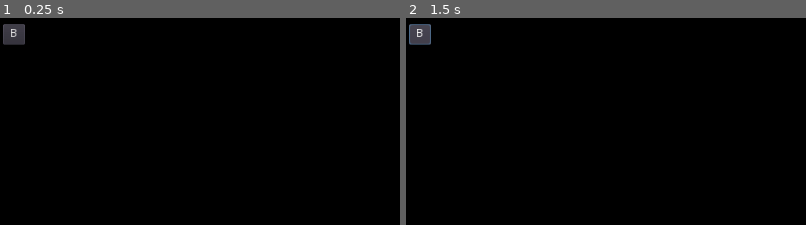
Above: before the commit, frames 1-2 (left to right).
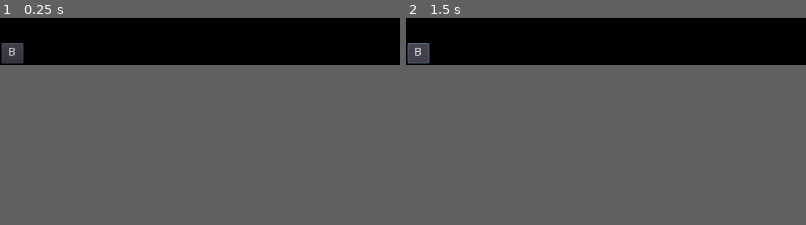
Above: after the commit, the same moments.

Repository: FrederickKDP/EveryDayQuote
Game: Godot game, scene res://Main.tscn
Two runs of this game, one before a commit and one after it. Both use one fixed random seed, a clock stepped at 60 frames per second and the inputs below.
Inputs:
- Up to frame 1 (0.25 s): no input
- Up to frame 2 (1.5 s): click "B" at 0.5 s; click "B" at 1.25 s
The pictures show only the part of the screen within x 0-50%, y 0-50%; the shares and areas given below are measured in that part.
In our replay, the window is 800x468 before the commit and 800x100 after it. These sizes can differ from the game's own. Grey fills any space a smaller window leaves; there, only what the larger window draws over its background counts as a difference.

The runs differ from the first frame. In frame 1, 1.1% of the frame differs, in the area x 0-7%, y 2-23%; in frame 2, 1.1%.

Commit message:
Screen resolution supported and tag commas

Diff:
--- a/JsonReader.gd
+++ b/JsonReader.gd
@@ -1,6 +1,8 @@
 extends Node
 
 #signal file_read(quote)
+
+export(float) var fade_time = 1
 
 var quotes_col : JSONParseResult
 var current_quote : int = 0
@@ -8,8 +10,8 @@
 
 onready var group_label : Control = $Control
 onready var quote_label : Label = $Control/Quote
-onready var author_label : Label = $Control/Author
-onready var tags_label : Label = $Control/Tags
+onready var author_label : Label = $Control/Quote/Author
+onready var tags_label : Label = $Control/Quote/Tags
 
 onready var fadeIn : Tween = $FadeIn
 onready var fadeOut : Tween = $FadeOut
@@ -19,8 +21,8 @@
 # Called when the node enters the scene tree for the first time.
 func _ready():
 	#Fades
-	var _inter = fadeIn.interpolate_property(group_label, "modulate", Color(1,1,1,1), Color(1,1,1,0), 1, Tween.TRANS_LINEAR, Tween.EASE_IN)
-	_inter = fadeOut.interpolate_property(group_label, "modulate", Color(1,1,1,0), Color(1,1,1,1), 1, Tween.TRANS_LINEAR, Tween.EASE_IN)
+	var _inter = fadeIn.interpolate_property(group_label, "modulate", Color(1,1,1,1), Color(1,1,1,0), fade_time, Tween.TRANS_LINEAR, Tween.EASE_IN)
+	_inter = fadeOut.interpolate_property(group_label, "modulate", Color(1,1,1,0), Color(1,1,1,1), fade_time, Tween.TRANS_LINEAR, Tween.EASE_IN)
 
 	get_tree().get_root().set_transparent_background(true)
 	randomize()
@@ -32,18 +34,17 @@
 	current_quote = randi()%max_quotes
 	#var entity = quotes_col.result[current_quote]
 	update_quote()
-	fadeOut.start()
+	var _fade = fadeOut.start()
 	file.close()
 	#return content
 
 func next_quote():
-	print("next quote")
 	current_quote+=1
 	if(current_quote>=max_quotes):
 		current_quote=0
 	#fadeIn.reset_all()
-	var _inter = fadeIn.interpolate_property(group_label, "modulate", Color(1,1,1,1), Color(1,1,1,0), 1, Tween.TRANS_LINEAR, Tween.EASE_IN)
-	fadeIn.start()
+	var _inter = fadeIn.interpolate_property(group_label, "modulate", Color(1,1,1,1), Color(1,1,1,0), fade_time, Tween.TRANS_LINEAR, Tween.EASE_IN)
+	var _fade = fadeIn.start()
 
 func update_quote():
 	var entity = quotes_col.result[current_quote]
@@ -52,8 +53,11 @@
 	var tags_found = entity["tags"]
 	tags_label.text = "tags:"
 	#TODO: Add commas
-	for i in tags_found:
-		tags_label.text += i+" "
+	var size_loop = tags_found.size()
+	for i in range(size_loop):
+		tags_label.text += tags_found[i]
+		if(i<size_loop-1):
+			tags_label.text += ", "
 
 
 func _on_Timer_timeout():
@@ -67,5 +71,5 @@
 
 func _on_FadeIn_tween_completed(object, key):
 	update_quote()
-	var _inter = fadeOut.interpolate_property(group_label, "modulate", Color(1,1,1,0), Color(1,1,1,1), 1, Tween.TRANS_LINEAR, Tween.EASE_IN)
+	var _inter = fadeOut.interpolate_property(group_label, "modulate", Color(1,1,1,0), Color(1,1,1,1), fade_time, Tween.TRANS_LINEAR, Tween.EASE_IN)
 	fadeOut.start()
--- a/Main.tscn
+++ b/Main.tscn
@@ -5,25 +5,34 @@
 [ext_resource path="res://Roboto_Slab/RobotoSlab-VariableFont_wght.ttf" type="DynamicFontData" id=4]
 
 [sub_resource type="DynamicFont" id=1]
+size = 18
 outline_size = 1
 outline_color = Color( 0, 0, 0, 1 )
 use_filter = true
 extra_spacing_space = 1
 font_data = ExtResource( 4 )
 
-[node name="Node2D" type="Node2D"]
+[node name="Scene" type="Control"]
+anchor_right = 1.0
+anchor_bottom = 1.0
 script = ExtResource( 1 )
+__meta__ = {
+"_edit_use_anchors_": false
+}
+fade_time = 0.5
 
 [node name="Control" type="Control" parent="."]
-margin_right = 1024.0
-margin_bottom = 78.0
+anchor_right = 1.0
+anchor_bottom = 1.0
 __meta__ = {
 "_edit_use_anchors_": false
 }
 
 [node name="Quote" type="Label" parent="Control"]
-margin_right = 1020.0
-margin_bottom = 57.0
+anchor_left = 0.001
+anchor_right = 1.0
+anchor_bottom = 0.5
+margin_left = -1.024
 custom_fonts/font = SubResource( 1 )
 custom_colors/font_color_shadow = Color( 0, 0, 0, 1 )
 custom_constants/shadow_offset_x = 1
@@ -34,11 +43,14 @@
 "_edit_use_anchors_": false
 }
 
-[node name="Author" type="Label" parent="Control"]
+[node name="Author" type="Label" parent="Control/Quote"]
+anchor_top = 1.064
+anchor_right = 0.437
+anchor_bottom = 1.532
 margin_left = 1.0
-margin_top = 50.0
-margin_right = 448.0
-margin_bottom = 76.0
+margin_top = -0.00799942
+margin_right = 0.511993
+margin_bottom = -0.00400543
 custom_fonts/font = SubResource( 1 )
 text = "Author: Me"
 autowrap = true
@@ -46,11 +58,14 @@
 "_edit_use_anchors_": false
 }
 
-[node name="Tags" type="Label" parent="Control"]
-margin_left = 475.0
-margin_top = 50.0
-margin_right = 1014.0
-margin_bottom = 76.0
+[node name="Tags" type="Label" parent="Control/Quote"]
+anchor_left = 0.464
+anchor_top = 1.064
+anchor_right = 1.0
+anchor_bottom = 1.532
+margin_left = -0.136017
+margin_top = -0.00799942
+margin_bottom = -0.00400543
 custom_fonts/font = SubResource( 1 )
 text = "Tags: Something"
 autowrap = true
@@ -58,25 +73,27 @@
 "_edit_use_anchors_": false
 }
 
+[node name="NextQuote" type="Timer" parent="."]
+one_shot = true
+
 [node name="BorderToogle" type="Button" parent="."]
-margin_left = 4.38498
-margin_top = 75.8552
-margin_right = 32.385
-margin_bottom = 101.855
+anchor_top = 1.0
+anchor_bottom = 1.0
+margin_left = 2.27963
+margin_top = -28.4006
+margin_right = 30.2797
+margin_bottom = -2.40081
 text = "B"
 script = ExtResource( 3 )
 __meta__ = {
 "_edit_use_anchors_": false
 }
 
-[node name="NextQuote" type="Timer" parent="."]
-one_shot = true
-
 [node name="FadeOut" type="Tween" parent="."]
 
 [node name="FadeIn" type="Tween" parent="."]
 
+[connection signal="timeout" from="NextQuote" to="." method="_on_Timer_timeout"]
 [connection signal="button_down" from="BorderToogle" to="BorderToogle" method="_on_Button_button_down"]
-[connection signal="timeout" from="NextQuote" to="." method="_on_Timer_timeout"]
 [connection signal="tween_completed" from="FadeOut" to="." method="_on_FadeOut_tween_completed"]
 [connection signal="tween_completed" from="FadeIn" to="." method="_on_FadeIn_tween_completed"]
--- a/project.godot
+++ b/project.godot
@@ -16,6 +16,7 @@
 
 [display]
 
+window/size/height=128
 window/per_pixel_transparency/allowed=true
 window/per_pixel_transparency/enabled=true
 
